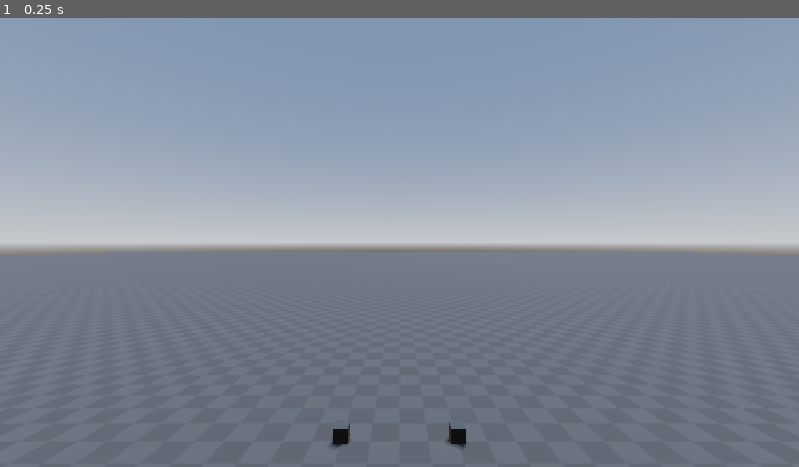
Above: before the commit, frame 1.
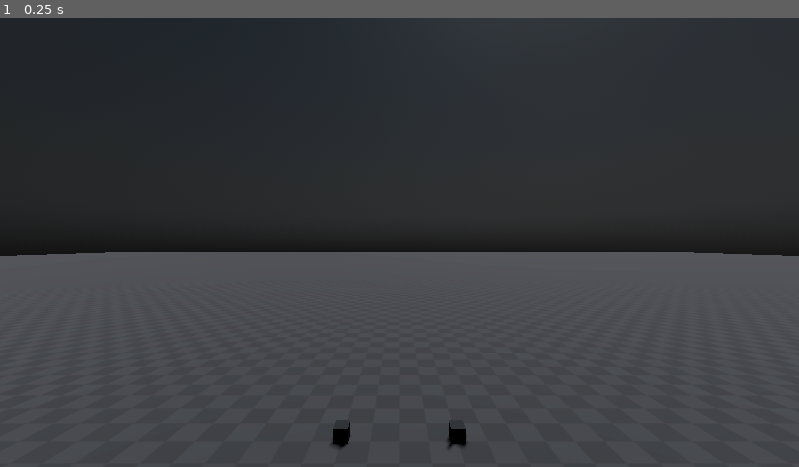
Above: after the commit, the same moment.

Repository: JD-The-65th/cyberbreak
Game: Godot game, scene res://levels/testing_environment.tscn
Same seed, same stepped clock (60 frames per second), same inputs: the game is played once before the commit and once after it.
Inputs:
- Up to frame 1 (0.25 s): no input

The runs differ from the first frame. In frame 1, 100% of the frame differs, in the area x 0-100%, y 0-100%.

Commit message:
Use Physics Hands, Update Skybox

Diff:
--- a/levels/testing_environment.tscn
+++ b/levels/testing_environment.tscn
@@ -1,23 +1,21 @@
-[gd_scene load_steps=18 format=3 uid="uid://c1sf2cab6jct7"]
+[gd_scene load_steps=19 format=3 uid="uid://c1sf2cab6jct7"]
 
 [ext_resource type="Texture2D" uid="uid://b7qnw50peaqjp" path="res://addons/kenney_prototype_textures/dark/texture_08.png" id="1_y1pph"]
 [ext_resource type="PackedScene" uid="uid://clc5dre31iskm" path="res://addons/godot-xr-tools/xr/start_xr.tscn" id="2_nq5sa"]
 [ext_resource type="PackedScene" path="res://addons/godot-xr-tools/misc/vr_common_shader_cache.tscn" id="3_mmq56"]
 [ext_resource type="PackedScene" uid="uid://b4ysuy43poobf" path="res://addons/godot-xr-tools/functions/function_pickup.tscn" id="4_trjg1"]
 [ext_resource type="PackedScene" uid="uid://bl2nuu3qhlb5k" path="res://addons/godot-xr-tools/functions/movement_direct.tscn" id="5_7v6s5"]
-[ext_resource type="PackedScene" uid="uid://hpr0v012ghsb" path="res://addons/godot-xr-tools/hands/scenes/highpoly/left_tac_glove.tscn" id="5_kwsw1"]
-[ext_resource type="PackedScene" uid="uid://dup2vp8v5rpi5" path="res://addons/godot-xr-tools/hands/scenes/highpoly/right_tac_glove.tscn" id="7_6f3au"]
+[ext_resource type="PackedScene" uid="uid://ddsj74hpt1kgb" path="res://addons/godot-xr-tools/hands/scenes/highpoly/left_physics_tac_glove.tscn" id="6_ceevb"]
 [ext_resource type="PackedScene" uid="uid://fiul51tsyoop" path="res://addons/godot-xr-tools/functions/function_teleport.tscn" id="7_fvlwf"]
 [ext_resource type="PackedScene" uid="uid://diyu06cw06syv" path="res://addons/godot-xr-tools/player/player_body.tscn" id="8_jgb4u"]
+[ext_resource type="PackedScene" uid="uid://b6xesntm4qeo5" path="res://addons/godot-xr-tools/hands/scenes/highpoly/right_physics_tac_glove.tscn" id="9_1yrn1"]
 [ext_resource type="PackedScene" uid="uid://b6bk2pj8vbj28" path="res://addons/godot-xr-tools/functions/movement_turn.tscn" id="9_b02xp"]
 [ext_resource type="PackedScene" uid="uid://v6tatf78qgf8" path="res://scenes/square_base.tscn" id="9_tbnho"]
 
-[sub_resource type="ProceduralSkyMaterial" id="ProceduralSkyMaterial_f8kij"]
-sky_horizon_color = Color(0.64625, 0.65575, 0.67075, 1)
-ground_horizon_color = Color(0.64625, 0.65575, 0.67075, 1)
+[sub_resource type="PhysicalSkyMaterial" id="PhysicalSkyMaterial_gx25x"]
 
 [sub_resource type="Sky" id="Sky_6p37l"]
-sky_material = SubResource("ProceduralSkyMaterial_f8kij")
+sky_material = SubResource("PhysicalSkyMaterial_gx25x")
 
 [sub_resource type="Environment" id="Environment_tjlfa"]
 background_mode = 2
@@ -31,10 +29,13 @@
 
 [sub_resource type="BoxMesh" id="BoxMesh_slpun"]
 material = SubResource("StandardMaterial3D_2e21p")
-size = Vector3(100, 1, 100)
+size = Vector3(100, 2, 100)
 
-[sub_resource type="ConcavePolygonShape3D" id="ConcavePolygonShape3D_auj1i"]
-data = PackedVector3Array(-50, 0.5, 50, 50, 0.5, 50, -50, -0.5, 50, 50, 0.5, 50, 50, -0.5, 50, -50, -0.5, 50, 50, 0.5, -50, -50, 0.5, -50, 50, -0.5, -50, -50, 0.5, -50, -50, -0.5, -50, 50, -0.5, -50, 50, 0.5, 50, 50, 0.5, -50, 50, -0.5, 50, 50, 0.5, -50, 50, -0.5, -50, 50, -0.5, 50, -50, 0.5, -50, -50, 0.5, 50, -50, -0.5, -50, -50, 0.5, 50, -50, -0.5, 50, -50, -0.5, -50, 50, 0.5, 50, -50, 0.5, 50, 50, 0.5, -50, -50, 0.5, 50, -50, 0.5, -50, 50, 0.5, -50, -50, -0.5, 50, 50, -0.5, 50, -50, -0.5, -50, 50, -0.5, 50, 50, -0.5, -50, -50, -0.5, -50)
+[sub_resource type="PhysicsMaterial" id="PhysicsMaterial_e1ojm"]
+absorbent = true
+
+[sub_resource type="ConcavePolygonShape3D" id="ConcavePolygonShape3D_o5pmh"]
+data = PackedVector3Array(-50, 1, 50, 50, 1, 50, -50, -1, 50, 50, 1, 50, 50, -1, 50, -50, -1, 50, 50, 1, -50, -50, 1, -50, 50, -1, -50, -50, 1, -50, -50, -1, -50, 50, -1, -50, 50, 1, 50, 50, 1, -50, 50, -1, 50, 50, 1, -50, 50, -1, -50, 50, -1, 50, -50, 1, -50, -50, 1, 50, -50, -1, -50, -50, 1, 50, -50, -1, 50, -50, -1, -50, 50, 1, 50, -50, 1, 50, 50, 1, -50, -50, 1, 50, -50, 1, -50, 50, 1, -50, -50, -1, 50, 50, -1, 50, -50, -1, -50, 50, -1, 50, 50, -1, -50, -50, -1, -50)
 
 [node name="Testing Environment" type="Node3D"]
 
@@ -47,14 +48,15 @@
 directional_shadow_mode = 1
 
 [node name="Floor2" type="MeshInstance3D" parent="."]
-transform = Transform3D(1, 0, 0, 0, 1, 0, 0, 0, 1, 0, -0.5, 0)
+transform = Transform3D(1, 0, 0, 0, 1, 0, 0, 0, 1, 0, -1.1, 0)
 mesh = SubResource("BoxMesh_slpun")
 skeleton = NodePath("")
 
 [node name="StaticBody3D" type="StaticBody3D" parent="Floor2"]
+physics_material_override = SubResource("PhysicsMaterial_e1ojm")
 
 [node name="CollisionShape3D" type="CollisionShape3D" parent="Floor2/StaticBody3D"]
-shape = SubResource("ConcavePolygonShape3D_auj1i")
+shape = SubResource("ConcavePolygonShape3D_o5pmh")
 
 [node name="StartXR" parent="." instance=ExtResource("2_nq5sa")]
 
@@ -76,7 +78,7 @@
 [node name="MovementDirect" parent="XROrigin3D/LeftHand" instance=ExtResource("5_7v6s5")]
 strafe = true
 
-[node name="LeftHand" parent="XROrigin3D/LeftHand" instance=ExtResource("5_kwsw1")]
+[node name="LeftPhysicsHand" parent="XROrigin3D/LeftHand" instance=ExtResource("6_ceevb")]
 
 [node name="RightHand" type="XRController3D" parent="XROrigin3D"]
 transform = Transform3D(1, 0, 0, 0, 1, 0, 0, 0, 1, 0.5, 1, -0.5)
@@ -88,10 +90,9 @@
 valid_teleport_mask = 4291100657
 teleport_button_action = "primary_click"
 
-[node name="RightHand" parent="XROrigin3D/RightHand" instance=ExtResource("7_6f3au")]
-transform = Transform3D(1, 0, 0, 0, 1, 0, 0, 0, 1, -0.00357127, -0.0266159, 0.0354637)
+[node name="MovementTurn" parent="XROrigin3D/RightHand" instance=ExtResource("9_b02xp")]
 
-[node name="MovementTurn" parent="XROrigin3D/RightHand" instance=ExtResource("9_b02xp")]
+[node name="RightPhysicsHand" parent="XROrigin3D/RightHand" instance=ExtResource("9_1yrn1")]
 
 [node name="PlayerBody" parent="XROrigin3D" instance=ExtResource("8_jgb4u")]
 
